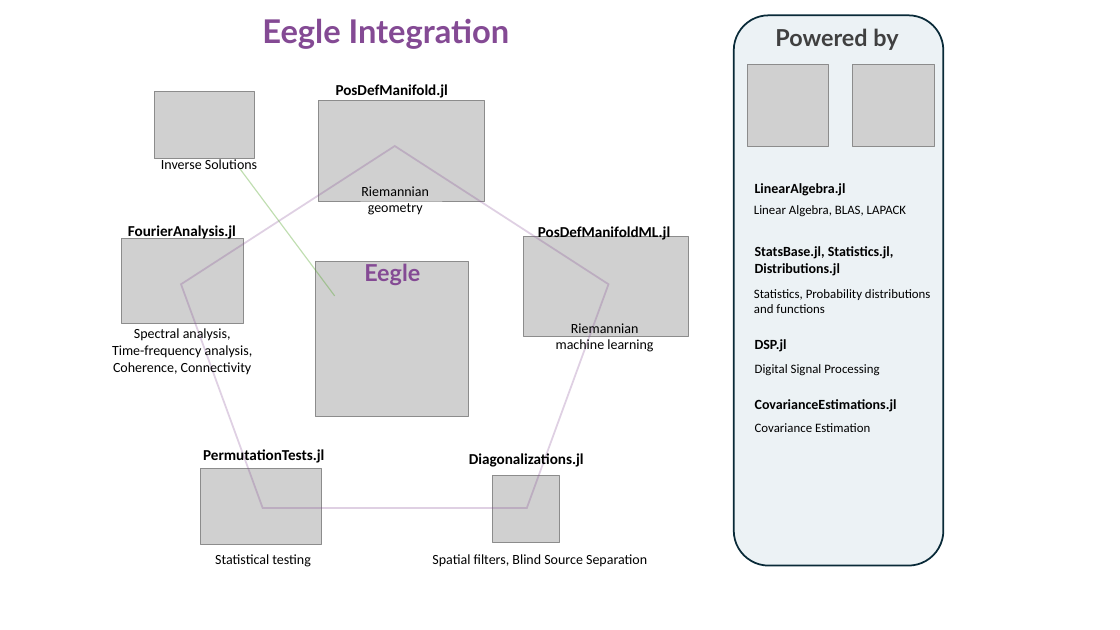
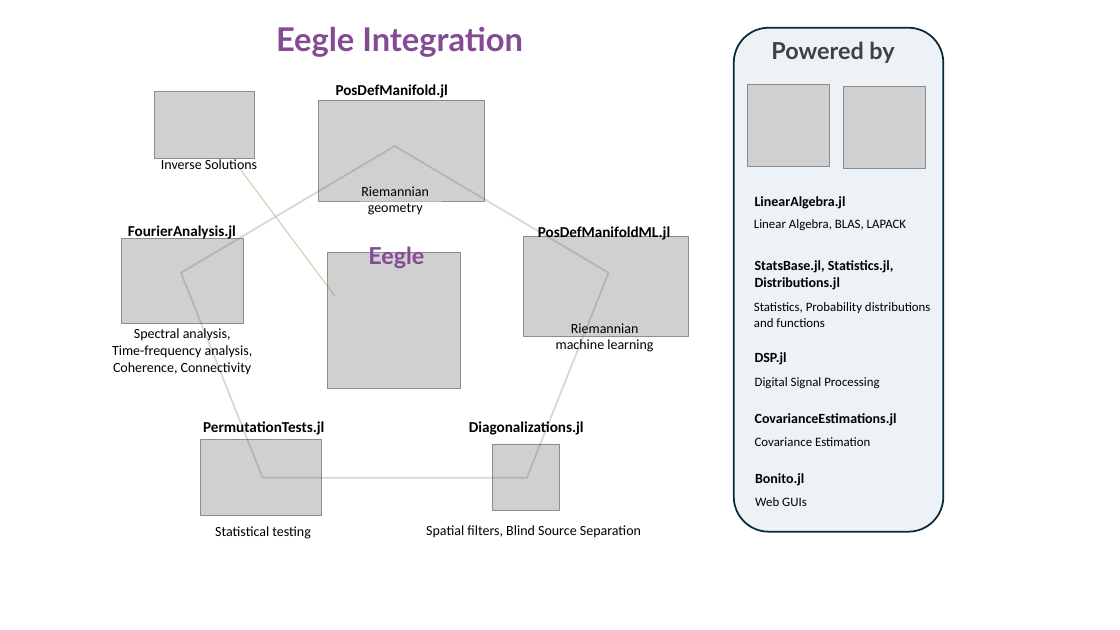
Before and after one commit to FhmDmi/Eegle.jl, a slide deck: slide 1 of docs/src/assets/Fig1_index.pptx. Drawn at 1120x630 pixels with LibreOffice and Linux fonts; fonts in the diff are those of the drawing; grey boxes stand for pictures. Boxes give left, top, right and bottom in pixels: in the first picture for what was removed or moved away, otherwise in the second. Text is boxed around its words. In the diff, an @@ line names an element or a change of style, - is before the commit and + after.

```diff
--- a/docs/src/assets/Fig1_index.pptx
+++ b/docs/src/assets/Fig1_index.pptx
@@ text "Eegle Integration" moved from (x1=262, y1=18, x2=510, y2=49) to (x1=276, y1=26, x2=523, y2=57) @@
@@ rounded rectangle resized from (x1=734, y1=15, x2=944, y2=565) to (x1=734, y1=28, x2=944, y2=532) @@
@@ text "Powered by" moved from (x1=775, y1=28, x2=898, y2=50) to (x1=771, y1=41, x2=894, y2=63) @@
@@ picture moved from (x1=747, y1=65, x2=828, y2=146) to (x1=747, y1=85, x2=828, y2=166) @@
@@ picture moved from (x1=853, y1=64, x2=934, y2=145) to (x1=844, y1=87, x2=925, y2=168) @@
@@ pentagon resized from (x1=181, y1=146, x2=609, y2=508) to (x1=181, y1=146, x2=609, y2=478) @@
@@ text "Eegle" moved from (x1=364, y1=260, x2=420, y2=285) to (x1=368, y1=243, x2=424, y2=268) @@
@@ 8 texts moved together from (x1=754, y1=183, x2=931, y2=432) to (x1=754, y1=196, x2=931, y2=446) @@
@@ picture resized from (x1=315, y1=261, x2=468, y2=417) to (x1=327, y1=253, x2=460, y2=389) @@
@@ 3 texts, 2 pictures moved together from (x1=201, y1=447, x2=584, y2=567) to (x1=201, y1=419, x2=584, y2=539) @@
@@ text added at (x1=755, y1=473, x2=804, y2=486), 12 pt, text #000000, bold @@
+Bonito.jl
@@ text added at (x1=755, y1=497, x2=807, y2=506), 11 pt, text #000000 @@
+Web GUIs
@@ text "Spatial filters, Blind Source Separation" moved from (x1=432, y1=554, x2=647, y2=567) to (x1=426, y1=525, x2=641, y2=538) @@
```
Also in this commit, not shown: 3 other files.
